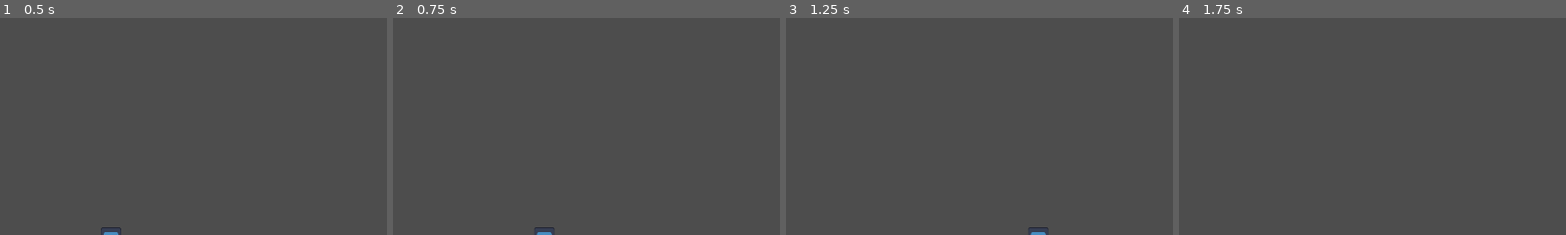
Above: before the commit, frames 1-4 (left to right).
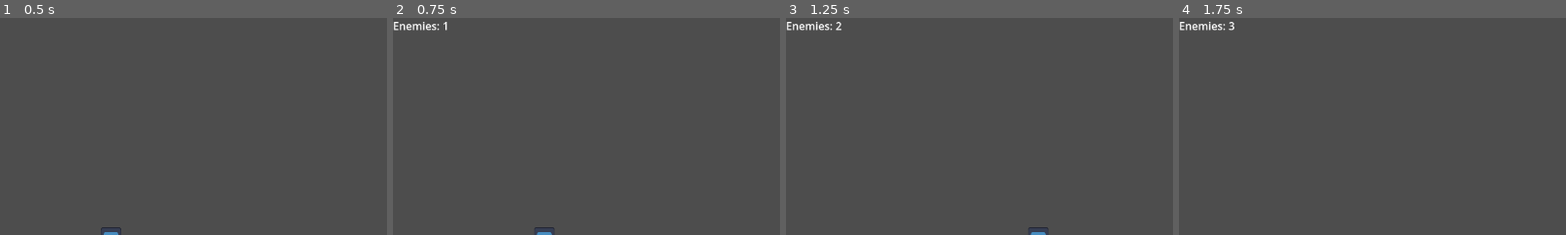
Above: after the commit, the same moments.

Repository: Starlitriver1234/TestGodot2025
Game: Godot game, scene res://Scenes/game.tscn
Same seed, same stepped clock (60 frames per second), same inputs: the game is played once before the commit and once after it. The engine's default icon, where the game draws it, is replaced by a stand-in: a white triangle on a blue panel in a dark square.
Inputs:
- Up to frame 1 (0.5 s): no input
- Up to frame 2 (0.75 s): tap Enter at 0.5 s; hold D (Right) from 0.53 s (still down)
- Up to frame 3 (1.25 s): keep holding D (Right)
- Up to frame 4 (1.75 s): release D (Right) at 1.28 s; hold S (Down) from 1.28 s (still down)
The pictures show only the part of the screen within x 0-50%, y 0-50%; the shares and areas given below are measured in that part.

Frame 1 is identical in both runs. In frame 2, 0.3% of the frame differs, in the area x 0-15%, y 1-6%; in frame 3, 0.3%; in frame 4, 0.3%.

Commit message:
created enemy number ui in the game scene itself

Diff:
--- a/godottest/Scenes/game.tscn
+++ b/godottest/Scenes/game.tscn
@@ -11,4 +11,8 @@
 
 [node name="Spawner" parent="." instance=ExtResource("3_wrm1d")]
 
+[node name="Enemy_Number" type="Label" parent="."]
+offset_right = 40.0
+offset_bottom = 23.0
+
 [connection signal="enemy_spawned" from="Spawner" to="." method="_on_spawner_enemy_spawned"]
--- a/godottest/Scenes/ui.tscn
+++ b/godottest/Scenes/ui.tscn
@@ -11,12 +11,16 @@
 
 [node name="Lives" type="Label" parent="."]
 layout_mode = 0
-offset_right = 40.0
-offset_bottom = 23.0
-text = "5"
+offset_left = 16.0
+offset_top = 26.0
+offset_right = 56.0
+offset_bottom = 49.0
+text = "Lives: 5"
 
 [node name="Enemies" type="Label" parent="."]
 layout_mode = 0
-offset_right = 40.0
-offset_bottom = 23.0
-text = "0"
+offset_left = 16.0
+offset_top = 2.0
+offset_right = 99.0
+offset_bottom = 25.0
+text = "Enemies: 0"
--- a/godottest/Scripts/game.gd
+++ b/godottest/Scripts/game.gd
@@ -2,7 +2,7 @@
 
 var lives = 5
 var enemy_number = 0
-
+@onready var number = $Enemy_Number
 
 # Called when the node enters the scene tree for the first time.
 func _ready() -> void:
@@ -17,8 +17,11 @@
 func _on_spawner_enemy_spawned(EnemyInstance: Variant) -> void:
 	add_child(EnemyInstance)
 	enemy_number += 1
-	print(enemy_number)
+	_set_score_label(enemy_number)
 
+
+func _set_score_label(enemy_number):
+	number.text = "Enemies: " + str(enemy_number)
 
 func _on_hurt(lives: Variant) -> void:
 	lives -= 1
--- a/godottest/Scripts/ui.gd
+++ b/godottest/Scripts/ui.gd
@@ -1,11 +1,11 @@
 extends Control
 
-@onready var score
-@onready var lives
+@onready var enemy_number = $Enemies
+@onready var lives = $Lives
 
-# Called when the node enters the scene tree for the first time.
-func _ready() -> void:
-	pass # Replace with function body.
+#func _set_enemies_label(new_enemies):
+	#enemy_number.txt = "Number: " str(new_enemy)
+
 
 
 # Called every frame. 'delta' is the elapsed time since the previous frame.
